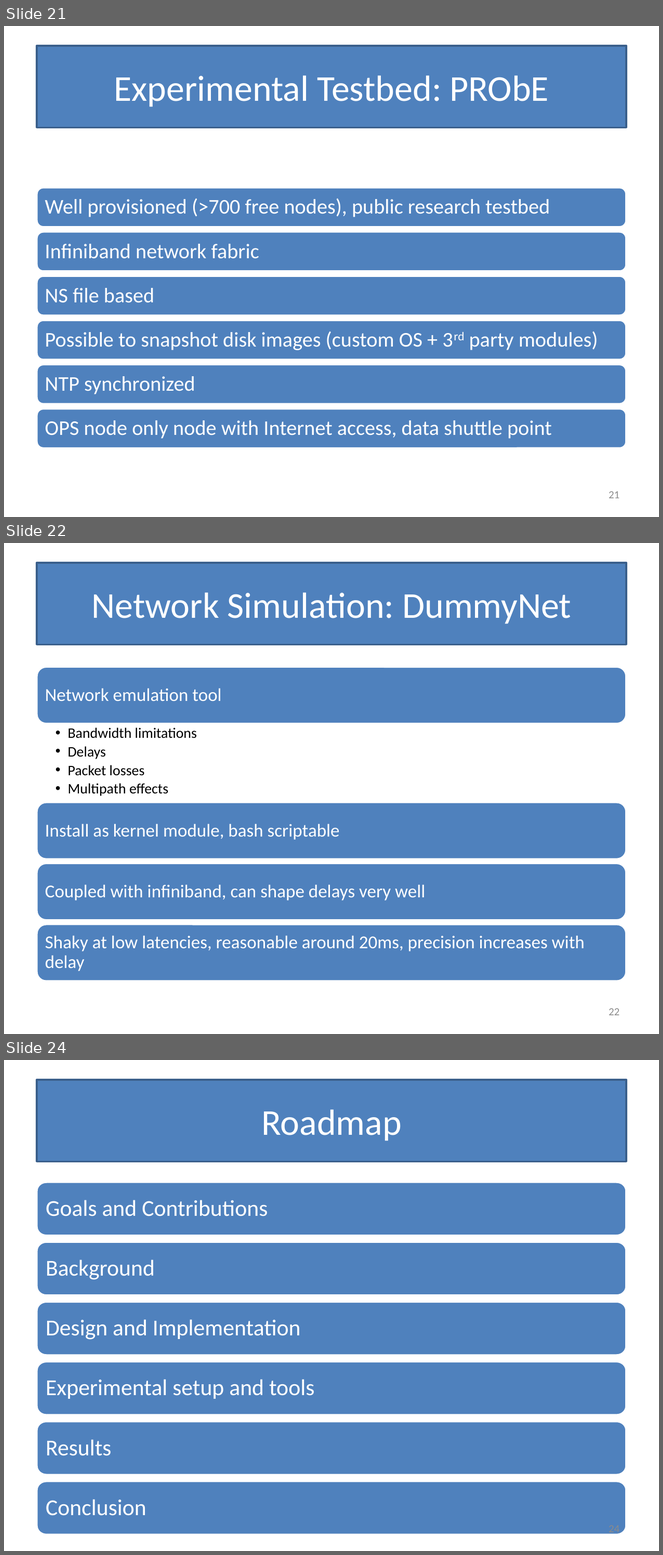
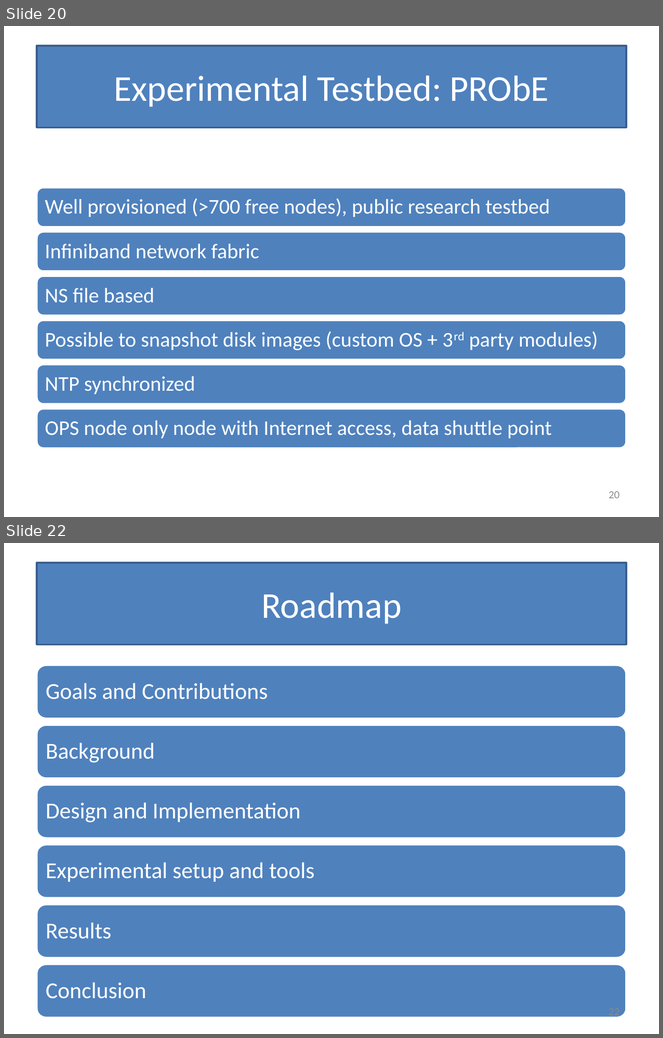
Before and after one commit to Slania/JPaxos-1, a slide deck: Paxos based directory updates for geo-replicated cloud storage.pptx. Shown one above the other, each under a label of ours: slides 21, 22 and 24 before the commit, slides 20 and 22 after it; the slides between them are not shown. The pictures are 663x1555 and 663x1038 pixels, drawn with LibreOffice and Linux fonts; fonts in the diff are those of the drawing. Boxes give left, top, right and bottom in pixels: in the first picture for what was removed or moved away, otherwise in the second. Text is boxed around its words. In the diff, an @@ line names an element or a change of style, - is before the commit and + after.

```diff
--- a/Paxos based directory updates for geo-replicated cloud storage.pptx
+++ b/Paxos based directory updates for geo-replicated cloud storage.pptx
@@ slide 22 removed at [4, 543, 659, 1034], background #FFFFFF @@
@@ title removed at [37, 563, 626, 644] @@
-Network Simulation: DummyNet
@@ group removed at [37, 667, 626, 981]: 5 texts, 4 rounded rectangles @@
-Network emulation tool
-  •• Bandwidth limitations
-  •• Delays
-  •• Packet losses
-  •• Multipath effects
-Install as kernel module, bash scriptable
-Coupled with infiniband, can shape delays very well
-Shaky at low latencies, reasonable around 20ms, precision increases with delay
@@ page number removed at [609, 1008, 620, 1016] @@
-22
@@ what was slide 21 is now slide 20 @@
@@ page number at [609, 491, 620, 499]: text changed @@
-21
+20
@@ what was slide 24 is now slide 22 @@
@@ page number at [609, 1009, 620, 1019]: text changed @@
-24
+22
```
Also in this commit, not shown: 9 slides changed, 1 slide added, 1 other slide removed.
